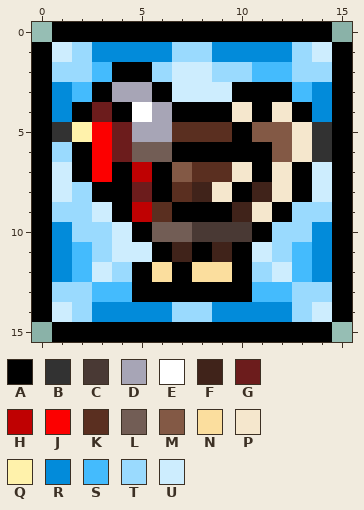
File history of a pixel-art sprite, Content/Buffs/PetTurkey.png. The picture above was drawn from the file before the commit.
The file is 32x32 pixels, drawn in blocks of 2x2; one block is one cell here. Colours within 5 levels of each other are drawn and written as one.
Palette (. is transparent): A #000000  B #323232  C #493934  D #a7a5b6  E #ffffff  F #40231a  G #6c1c1c  H #bf0102  J #fc0000  K #5a2f20  L #725d55  M #835945  N #fbde9e  P #f5e7cd  Q #fff2ab  R #028bda  S #44bbfd  T #9adafe  U #cdedfe
Pixels before, first column x 0:
 0 .AAAAAAAAAAAAAA.
 1 AUTRRRRTTRRRRTUA
 2 ATTSAATUUTTSSTTA
 3 ARSADDAUUUAAASRA
 4 ARAGAEDAAAPAPARA
 5 ABQJGDDKKKAMMPBA
 6 ATAJGLLAAAAAMPBA
 7 AUAJAHAMKKPAPAUA
 8 AUTAAGAKFPAFPAUA
 9 ATTUAHKAAAFPATTA
10 ARTTUALLCCCATTRA
11 ARSTUUAFAFAUTSRA
12 ARSUTANANNATUSRA
13 ATTSSAAAAAASSTTA
14 AUTRRRRTTRRRRTUA
15 .AAAAAAAAAAAAAA.
After the commit:
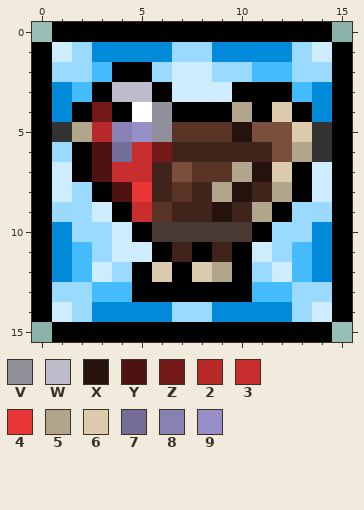
Colours new in this view: V #91909a  W #bebcca  X #26120c  Y #4f1212  Z #731919  2 #b82a2a  3 #c92e2e  4 #e73535  5 #b1a68c  6 #dcccac  7 #746d98  8 #8781b4  9 #978fc7
Commit message: Updated most of the buff sprites Updated most of the buff sprites to match redrawed pet sprites
The exact change:
{"colour":"K","old":"#5a2f20","new":"#593427"}
{"colour":"M","old":"#835945","new":"#794e3a"}
{"y":3,"x":4,"old":"DD","new":"WW"}
{"y":4,"x":3,"old":"G","new":"Z"}
{"y":4,"x":6,"old":"D","new":"V"}
{"y":4,"x":10,"old":"P","new":"5"}
{"y":4,"x":12,"old":"P","new":"6"}
{"y":5,"x":2,"old":"QJGDD","new":"5289V"}
{"y":5,"x":10,"old":"A","new":"X"}
{"y":5,"x":13,"old":"P","new":"6"}
{"y":6,"x":3,"old":"JGLLAAAAA","new":"Y73ZFFFFF"}
{"y":6,"x":13,"old":"P","new":"5"}
{"y":7,"x":3,"old":"JAHA","new":"Y33F"}
{"y":7,"x":10,"old":"PAP","new":"5X6"}
{"y":8,"x":4,"old":"AGA","new":"Y4F"}
{"y":8,"x":9,"old":"PA","new":"5X"}
{"y":8,"x":12,"old":"P","new":"5"}
{"y":9,"x":5,"old":"H","new":"3"}
{"y":9,"x":7,"old":"AAA","new":"FFX"}
{"y":9,"x":11,"old":"P","new":"5"}
{"y":10,"x":6,"old":"LL","new":"CC"}
{"y":12,"x":6,"old":"N","new":"6"}
{"y":12,"x":8,"old":"NN","new":"65"}
